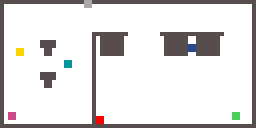
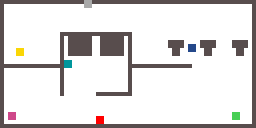
Layer changes from the first 256 × 128 image to the second:
added layer "MAP01" above "MAP00" over [4, 32, 248, 124]
